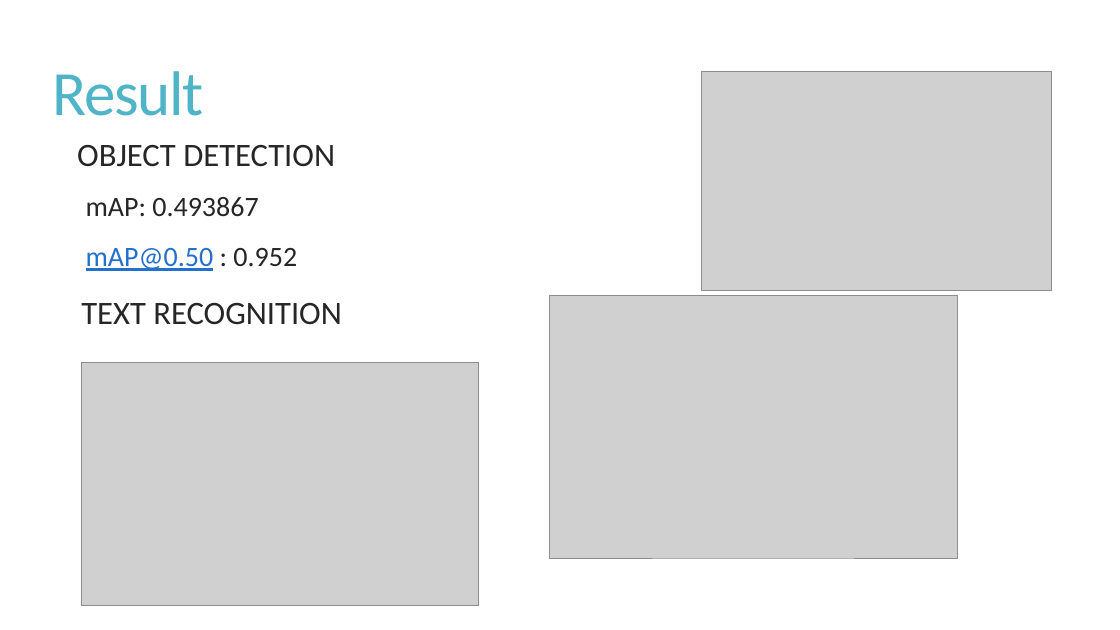
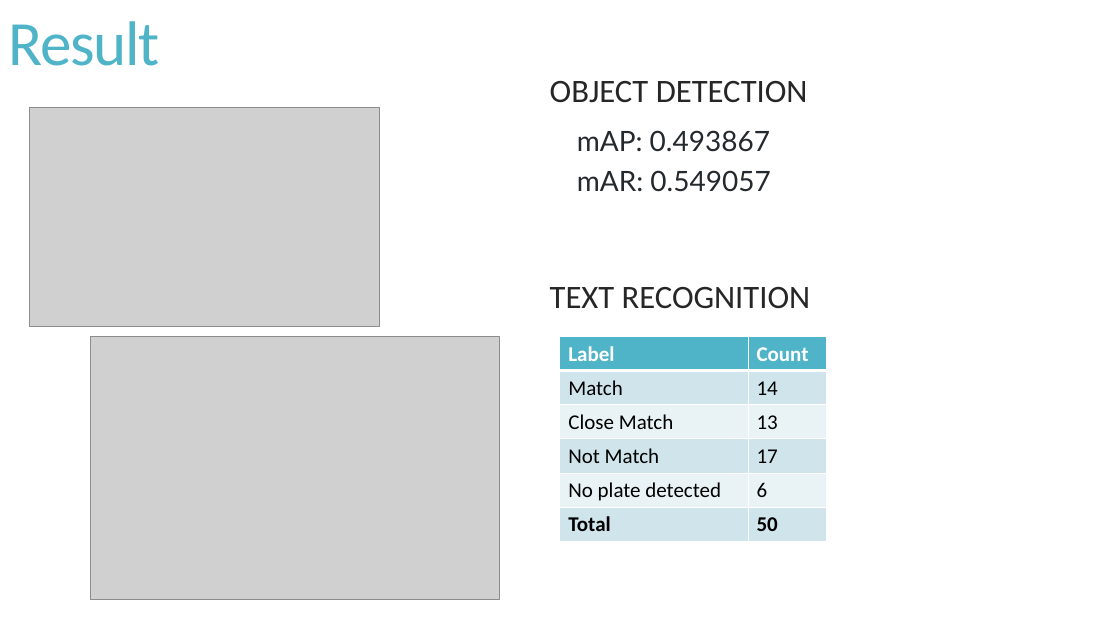
Before and after one commit to SanjaPanda/car-plate-detector, a slide deck: slide 5 of Car Plate Number Detector.pptx (slide 4 before the commit). Drawn at 1120x630 pixels with LibreOffice and Linux fonts; fonts in the diff are those of the drawing; grey boxes stand for pictures. Boxes give left, top, right and bottom in pixels: in the first picture for what was removed or moved away, otherwise in the second. Text is boxed around its words. In the diff, an @@ line names an element or a change of style, - is before the commit and + after.

```diff
--- a/Car Plate Number Detector.pptx
+++ b/Car Plate Number Detector.pptx
@@ title "Result": place and size @@
-title "Result" at [53, 71, 204, 116]
+title "Result" at [8, 21, 159, 66]
@@ text "OBJECT DETECTION": place and size @@
-text "OBJECT DETECTION" at [77, 145, 335, 167]
+text "OBJECT DETECTION" at [550, 81, 808, 103]
@@ picture: place and size @@
-picture at [702, 72, 1052, 291]
+picture at [29, 108, 380, 326]
@@ text added at [577, 130, 770, 192], 24 pt, text #24292E @@
+  mAP: 0.493867
+  mAR: 0.549057
@@ text removed at [86, 197, 297, 271] @@
-  mAP: 0.493867
-  mAP@0.50 : 0.952
@@ text "TEXT RECOGNITION": place and size @@
-text "TEXT RECOGNITION" at [81, 303, 342, 325]
+text "TEXT RECOGNITION" at [550, 287, 811, 309]
@@ picture removed at [549, 296, 958, 558] @@
@@ picture: place and size @@
-picture at [82, 362, 478, 605]
+picture at [91, 337, 499, 599]
@@ table added at [560, 337, 827, 541], 6 rows, 2 columns @@
+Label | Count
+Match | 14
+Close Match | 13
+Not Match | 17
+No plate detected | 6
+Total | 50
```
Also in this commit, not shown: 2 other slides changed, 3 slides added, 2 slides removed, 1 other file.
